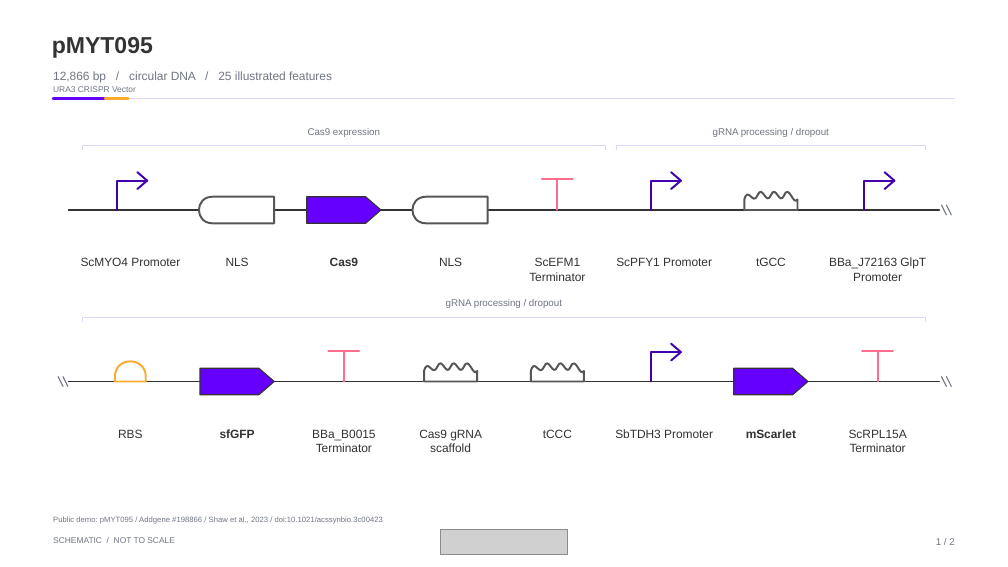
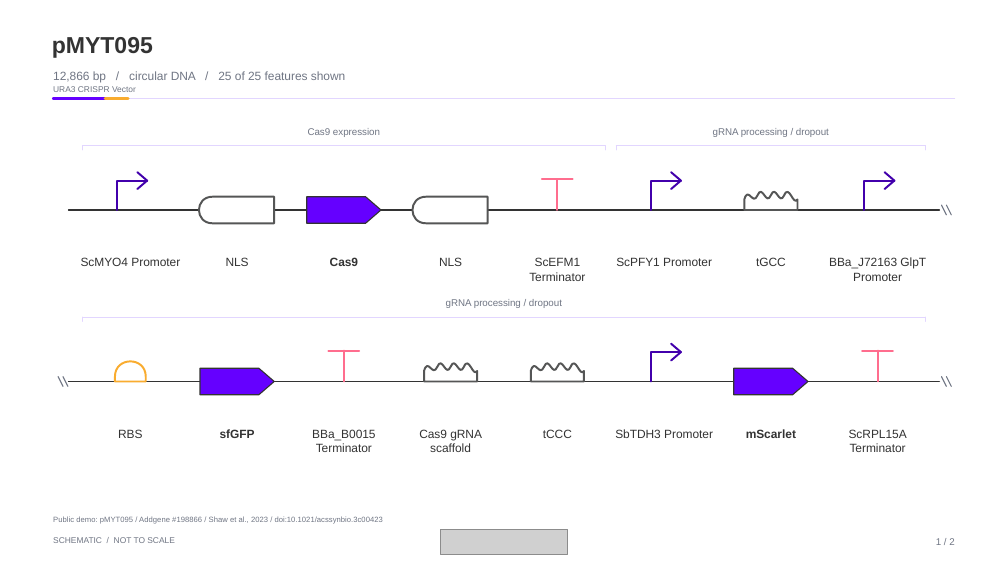
Before and after one commit to Drjackxiaoyuchen/auraconstruct, a slide deck: slide 5 of examples/AuraConstruct_Aureka_Public_Demos.pptx. Drawn at 1008x567 pixels with LibreOffice and Linux fonts; fonts in the diff are those of the drawing; grey boxes stand for pictures. Boxes give left, top, right and bottom in pixels: in the first picture for what was removed or moved away, otherwise in the second. Text is boxed around its words. In the diff, an @@ line names an element or a change of style, - is before the commit and + after.

```diff
--- a/examples/AuraConstruct_Aureka_Public_Demos.pptx
+++ b/examples/AuraConstruct_Aureka_Public_Demos.pptx
@@ text at [53, 71, 345, 83]: text changed @@
-12,866 bp / circular DNA / 25 illustrated features
+12,866 bp / circular DNA / 25 of 25 features shown
```
Also in this commit, not shown: 7 other slides changed, 53 other files.
